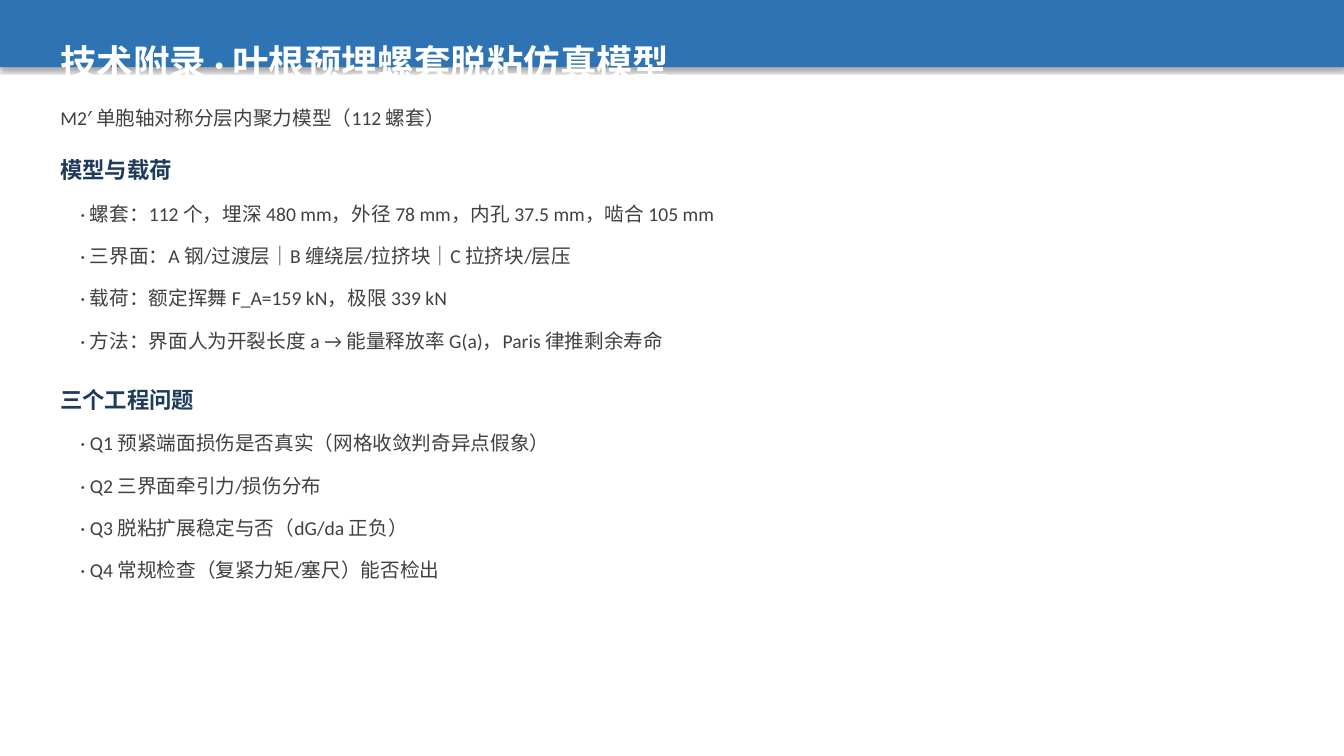
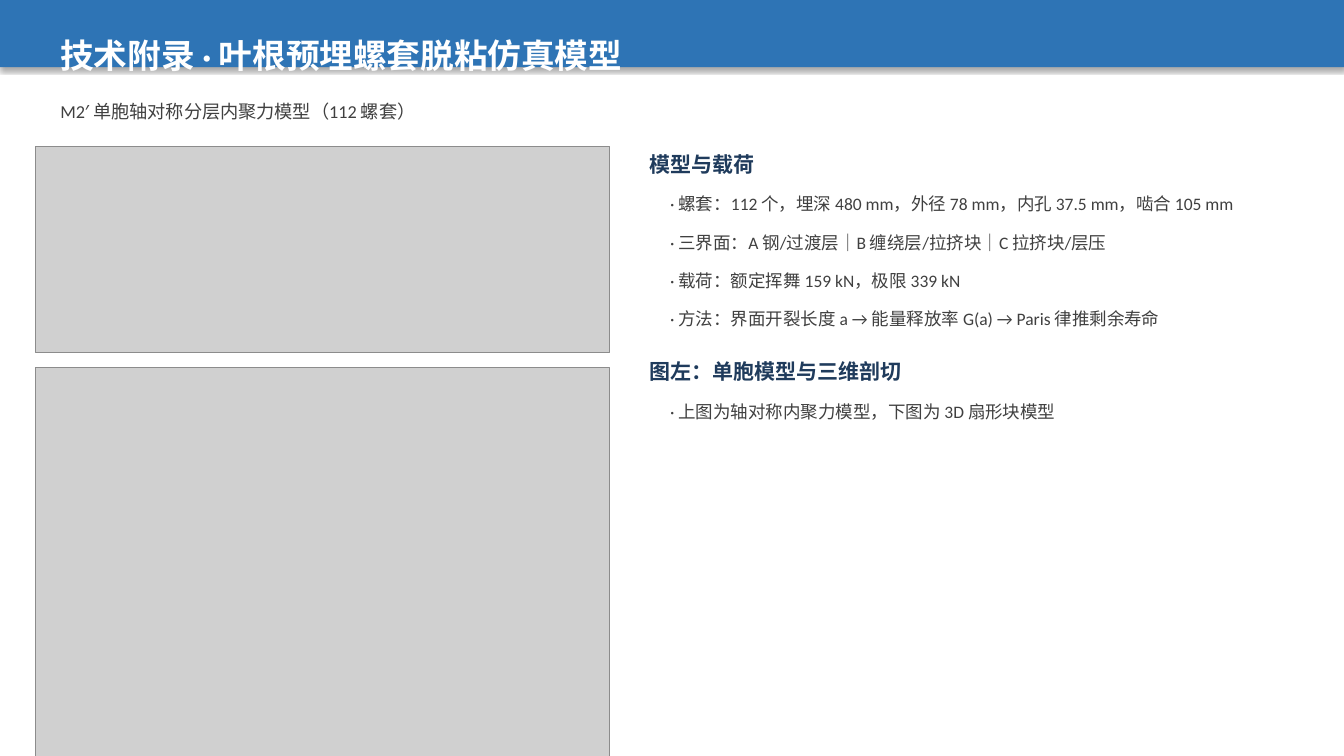
Before and after one commit to xjheping-cpu/blade-root-insert-debond, a slide deck: slide 53 of docs/陕西华电新能源_叶片在役监测_科研立项汇报_含仿真理论.pptx. Drawn at 1344x756 pixels with LibreOffice and Linux fonts; fonts in the diff are those of the drawing; grey boxes stand for pictures. Boxes give left, top, right and bottom in pixels: in the first picture for what was removed or moved away, otherwise in the second. Text is boxed around its words. In the diff, an @@ line names an element or a change of style, - is before the commit and + after.

```diff
--- a/docs/陕西华电新能源_叶片在役监测_科研立项汇报_含仿真理论.pptx
+++ b/docs/陕西华电新能源_叶片在役监测_科研立项汇报_含仿真理论.pptx
@@ text "技术附录 · 叶根预埋螺套脱粘仿真模型" at (60,34,622,78): size 26 to 24 pt; less space between paragraphs @@
@@ text "M2′ 单胞轴对称分层内聚力模型（112 螺套）" at (60,102,415,120): size 14 to 13 pt; less space between paragraphs @@
@@ picture added at (35,146,610,353) @@
@@ text "模型与载荷": place and size @@
-text "模型与载荷" at (60,159,172,180)
+text "模型与载荷" at (650,154,755,174)
@@ text "模型与载荷" at (650,154,755,174): size 16 to 15 pt; less space between paragraphs @@
@@ text "· 螺套：112 个，埋深 480 mm，外径 ...": place and size @@
-text "· 螺套：112 个，埋深 480 mm，外径 ..." at (90,204,714,223)
+text "· 螺套：112 个，埋深 480 mm，外径 ..." at (678,195,1233,212)
@@ text "· 螺套：112 个，埋深 480 mm，外径 ..." at (678,195,1233,212): size 14 to 12.5 pt; less space between paragraphs @@
@@ text "· 三界面：A 钢/过渡层｜B 缠绕层/拉挤块｜C 拉挤块/层压" at (678,233,1106,251): size 14 to 12.5 pt; less space between paragraphs @@
@@ text "· 三界面：A 钢/过渡层｜B 缠绕层/拉挤块｜C 拉挤块/层压": place and size @@
-text "· 三界面：A 钢/过渡层｜B 缠绕层/拉挤块｜C 拉挤块/层压" at (90,246,571,266)
+text "· 三界面：A 钢/过渡层｜B 缠绕层/拉挤块｜C 拉挤块/层压" at (678,233,1106,251)
@@ text at (678,272,960,289): text changed; size 14 to 12.5 pt @@
-· 载荷：额定挥舞 F_A=159 kN，极限 339 kN
+· 载荷：额定挥舞 159 kN，极限 339 kN
@@ text at (678,310,1160,327): text changed; size 14 to 12.5 pt @@
-· 方法：界面人为开裂长度 a → 能量释放率 G(a)，Paris 律推剩余寿命
+· 方法：界面开裂长度 a → 能量释放率 G(a) → Paris 律推剩余寿命
@@ picture added at (35,368,610,756) @@
@@ text removed at (60,389,194,410) @@
-三个工程问题
@@ text at (650,361,902,381): text changed; size 14 to 15 pt; text colour #404040 to #1F3B5C; bold on @@
-· Q2 三界面牵引力/损伤分布
+图左：单胞模型与三维剖切
@@ text added at (678,403,1055,420), 12.5 pt, text #404040 @@
+· 上图为轴对称内聚力模型，下图为 3D 扇形块模型
@@ text removed at (90,433,549,453) @@
-· Q1 预紧端面损伤是否真实（网格收敛判奇异点假象）
@@ text removed at (90,518,408,538) @@
-· Q3 脱粘扩展稳定与否（dG/da 正负）
@@ text removed at (90,560,439,580) @@
-· Q4 常规检查（复紧力矩/塞尺）能否检出
```
Also in this commit, not shown: 4 other slides changed.
